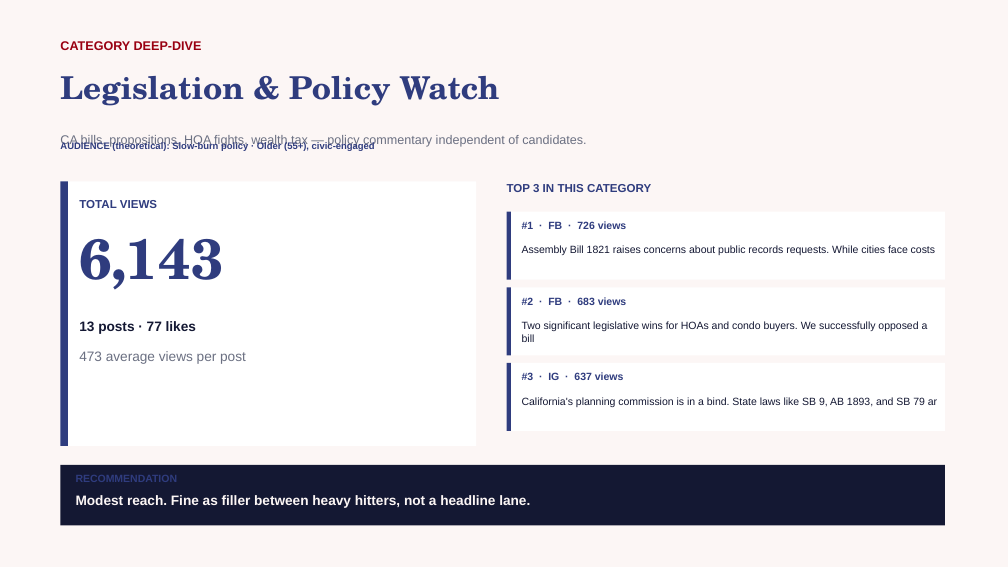
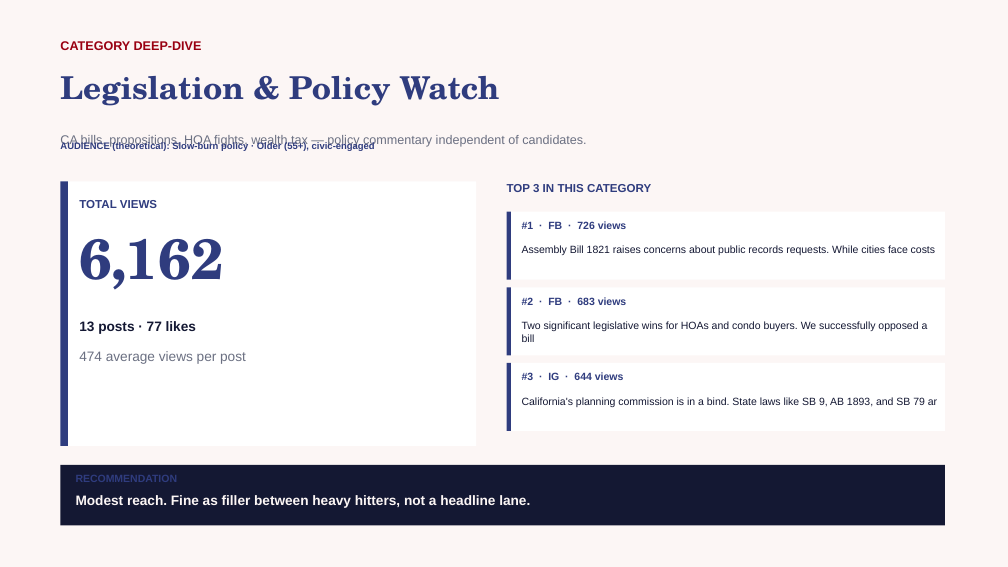
Before and after one commit to zvmmer/talking-downey-kpis, a slide deck: slide 16 of SPONSOR_CONTENT_REPORT.pptx. Drawn at 1008x567 pixels with LibreOffice and Linux fonts; fonts in the diff are those of the drawing. Boxes give left, top, right and bottom in pixels: in the first picture for what was removed or moved away, otherwise in the second. Text is boxed around its words. In the diff, an @@ line names an element or a change of style, - is before the commit and + after.

```diff
--- a/SPONSOR_CONTENT_REPORT.pptx
+++ b/SPONSOR_CONTENT_REPORT.pptx
@@ text at (79, 239, 223, 290): text changed @@
-6,143
+6,162
@@ text at (79, 351, 246, 364): text changed @@
-473 average views per post
+474 average views per post
@@ text at (522, 372, 624, 380): text changed @@
-#3 · IG · 637 views
+#3 · IG · 644 views
```
Also in this commit, not shown: 9 other slides changed, 5 other files.
